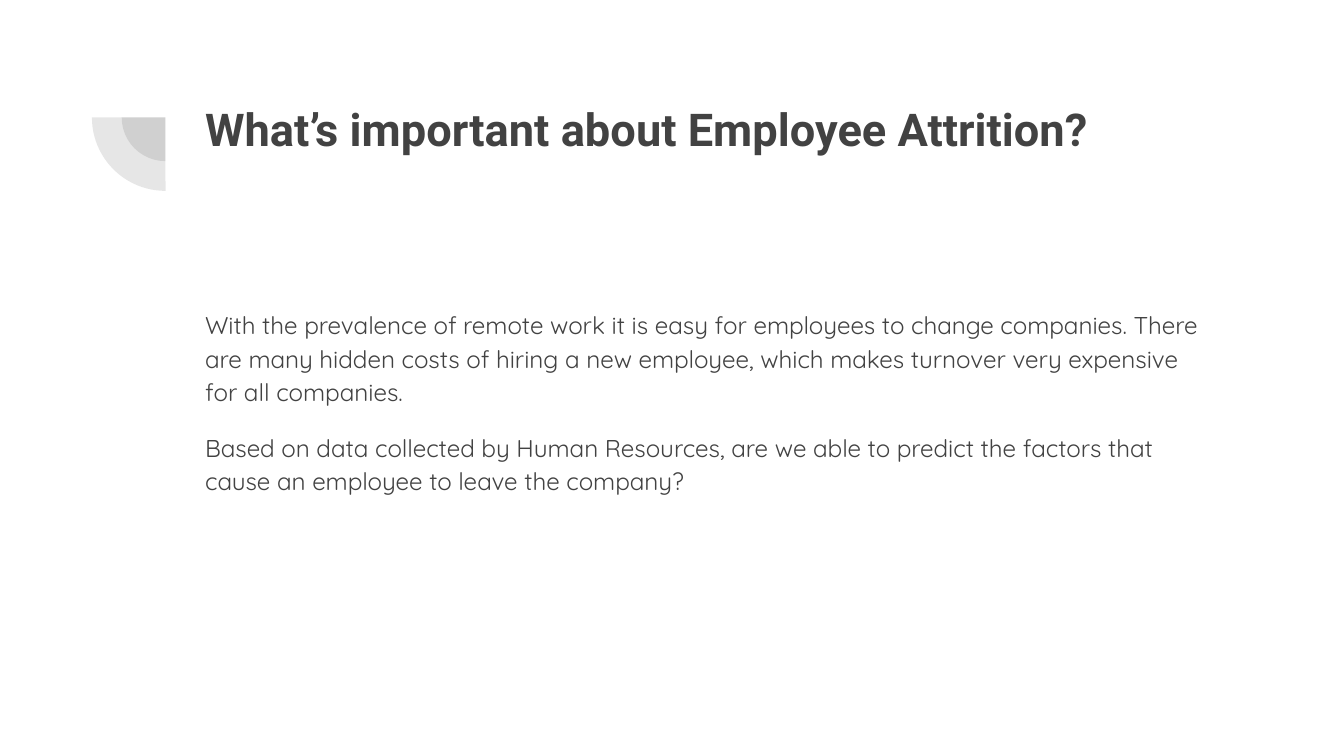
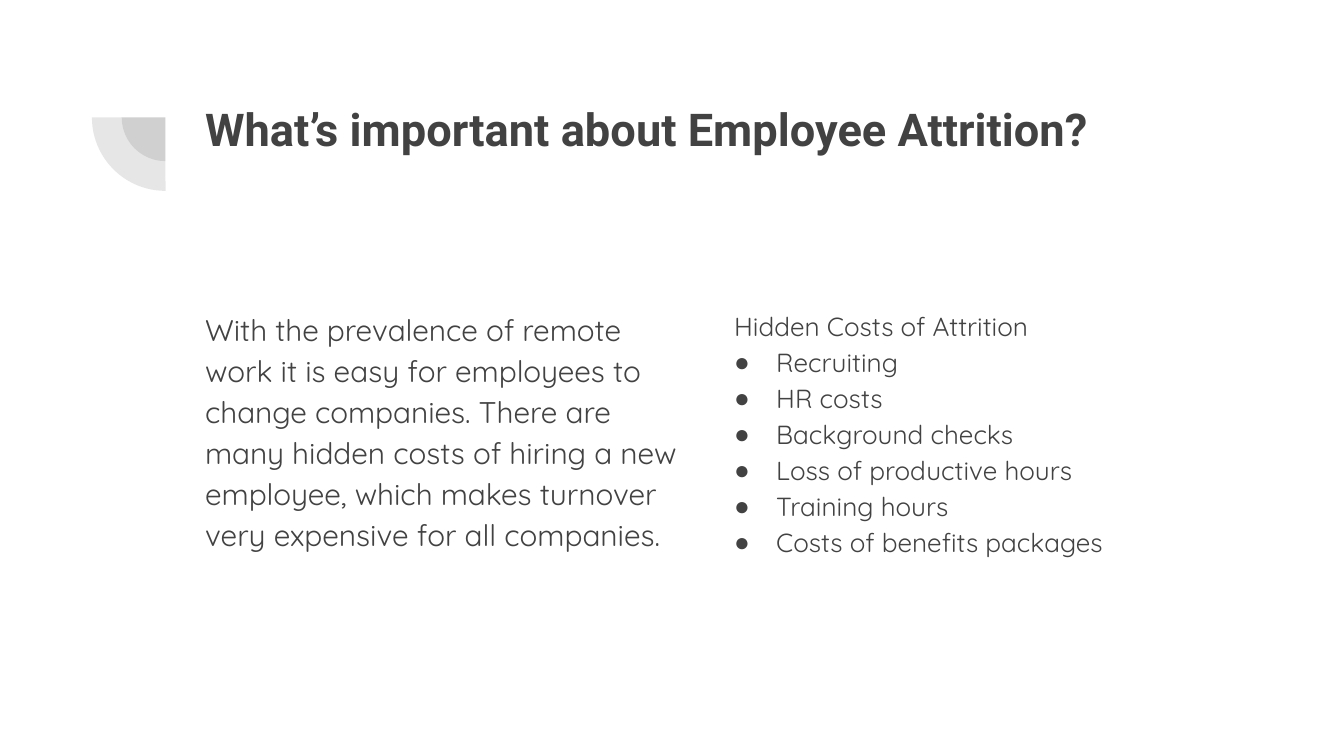
Before and after one commit to lykkelig/Group6_Final_Project, a slide deck: slide 3 of Presentation/Final Project Presentation.pptx (slide 2 before the commit). Drawn at 1344x756 pixels with LibreOffice and Linux fonts; fonts in the diff are those of the drawing. Boxes give left, top, right and bottom in pixels: in the first picture for what was removed or moved away, otherwise in the second. Text is boxed around its words. In the diff, an @@ line names an element or a change of style, - is before the commit and + after.

```diff
--- a/Presentation/Final Project Presentation.pptx
+++ b/Presentation/Final Project Presentation.pptx
@@ text "With the prevalence of remote ..." at <box>205,319,676,552</box>: size 13 to 16 pt @@
@@ text added at <box>734,316,1102,557</box>, 14 pt, text #424242 @@
+Hidden Costs of Attrition
+● Recruiting
+● HR costs
+● Background checks
+● Loss of productive hours
+● Training hours
+● Costs of benefits packages
@@ text at <box>205,439,1153,495</box>: paragraph removed @@
-Based on data collected by Human Resources, are we able to predict the factors that cause an employee to leave the company?
```
Also in this commit, not shown: 7 other slides changed, 3 slides added, 3 slides removed, 2 other files.
